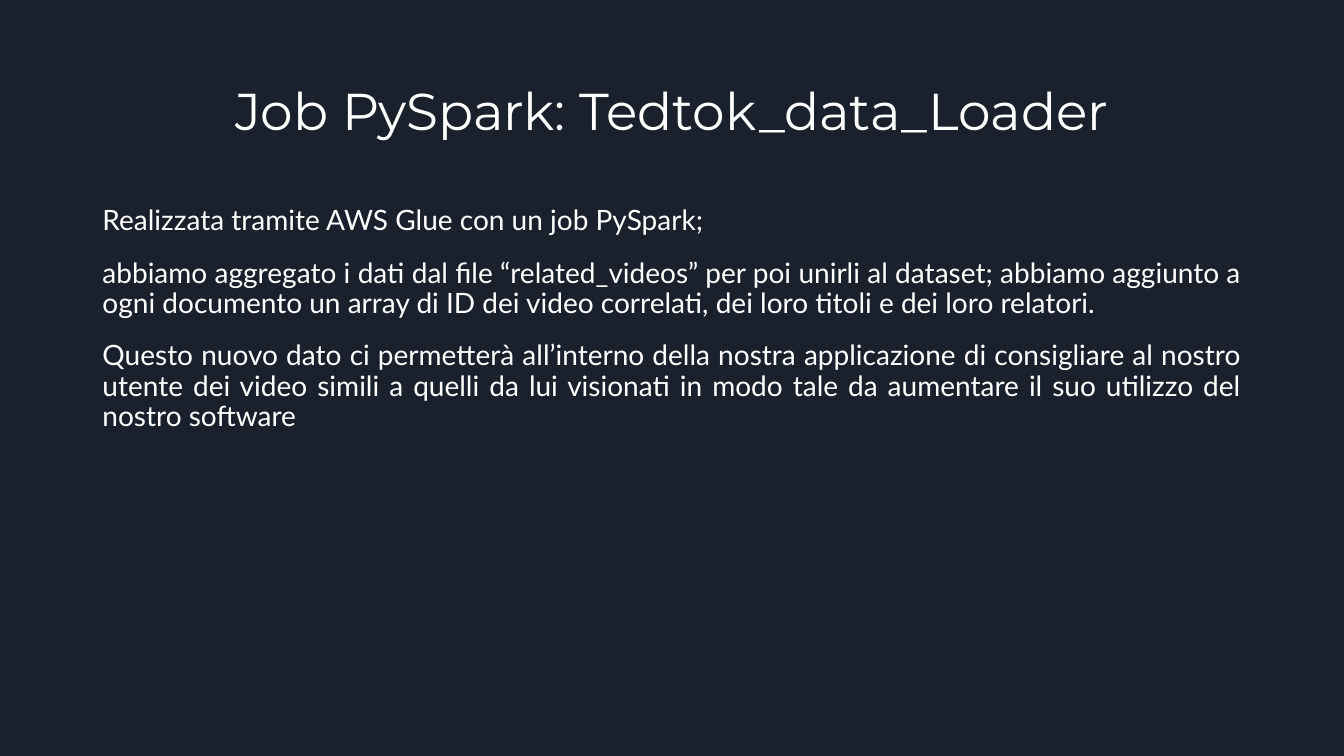
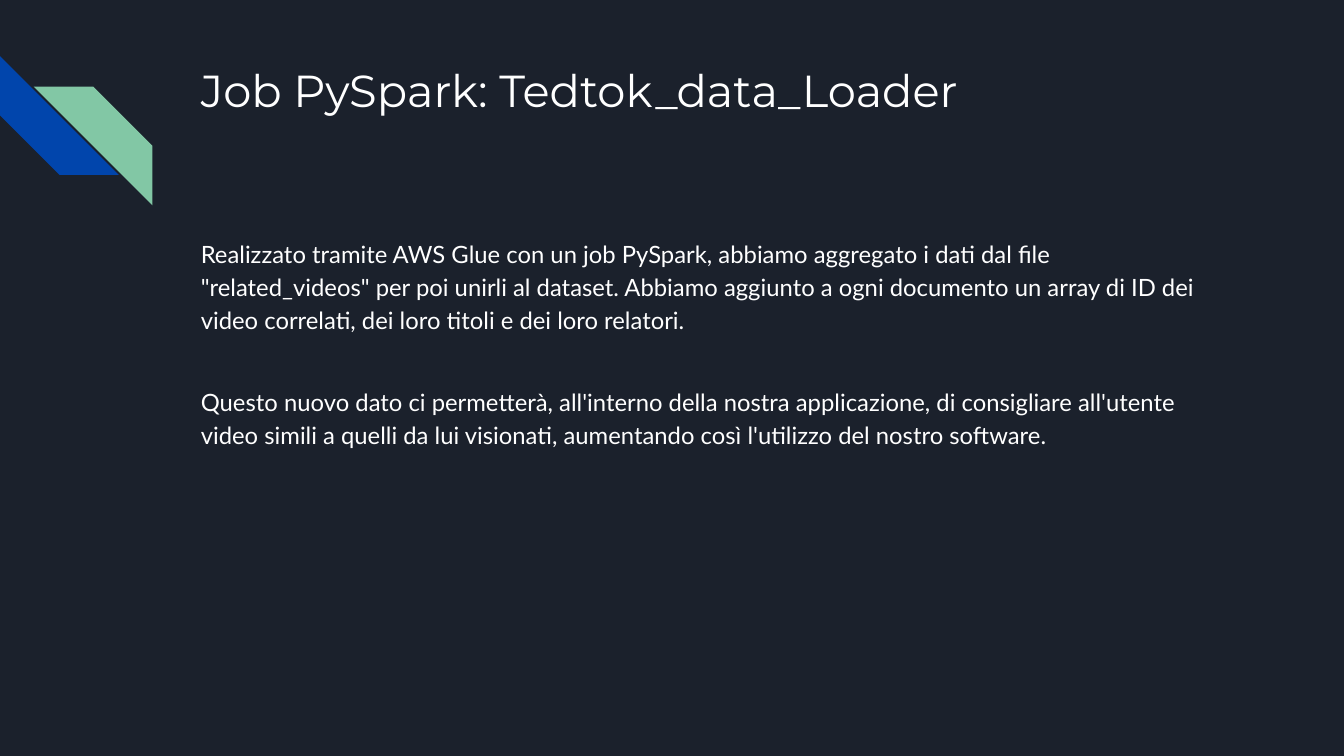
Before and after one commit to Gabriele-Mazzoleni/Progetti_Tec_Cloud_Mobile_2024, a slide deck: slide 2 of Parte 2/Presentazione TedxTok(parte 2).pptx. Drawn at 1344x756 pixels with LibreOffice and Linux fonts; fonts in the diff are those of the drawing. Boxes give left, top, right and bottom in pixels: in the first picture for what was removed or moved away, otherwise in the second. Text is boxed around its words. In the diff, an @@ line names an element or a change of style, - is before the commit and + after.

```diff
--- a/Parte 2/Presentazione TedxTok(parte 2).pptx
+++ b/Parte 2/Presentazione TedxTok(parte 2).pptx
@@ diag stripe added at (x1=0, y1=56, x2=119, y2=175), fill #0145AC @@
@@ title "Job PySpark: Tedtok_data_Loader" moved from (x1=235, y1=91, x2=1108, y2=141) to (x1=201, y1=73, x2=957, y2=116) @@
@@ title "Job PySpark: Tedtok_data_Loader" at (x1=201, y1=73, x2=957, y2=116): size 37 to 32 pt; alignment centre to left; line spacing 0.9 to 1; vertical alignment middle to top @@
@@ diag stripe added at (x1=33, y1=87, x2=152, y2=206), fill #82C7A5 @@
@@ text at (x1=201, y1=245, x2=1194, y2=448): text changed; size 20 to 17 pt @@
-Realizzata tramite AWS Glue con un job PySpark;
-abbiamo aggregato i dati dal file “related_videos” per poi unirli al dataset; abbiamo aggiunto a ogni documento un array di ID dei video correlati, dei loro titoli e dei loro relatori.
-Questo nuovo dato ci permetterà all’interno della nostra applicazione di consigliare al nostro utente dei video simili a quelli da lui visionati in modo tale da aumentare il suo utilizzo del nostro software
+Realizzato tramite AWS Glue con un job PySpark, abbiamo aggregato i dati dal file "related_videos" per poi unirli al dataset. Abbiamo aggiunto a ogni documento un array di ID dei video correlati, dei loro titoli e dei loro relatori.
+Questo nuovo dato ci permetterà, all'interno della nostra applicazione, di consigliare all'utente video simili a quelli da lui visionati, aumentando così l'utilizzo del nostro software.
```
Also in this commit, not shown: 4 other slides changed, 2 slides added, 1 slide removed.
